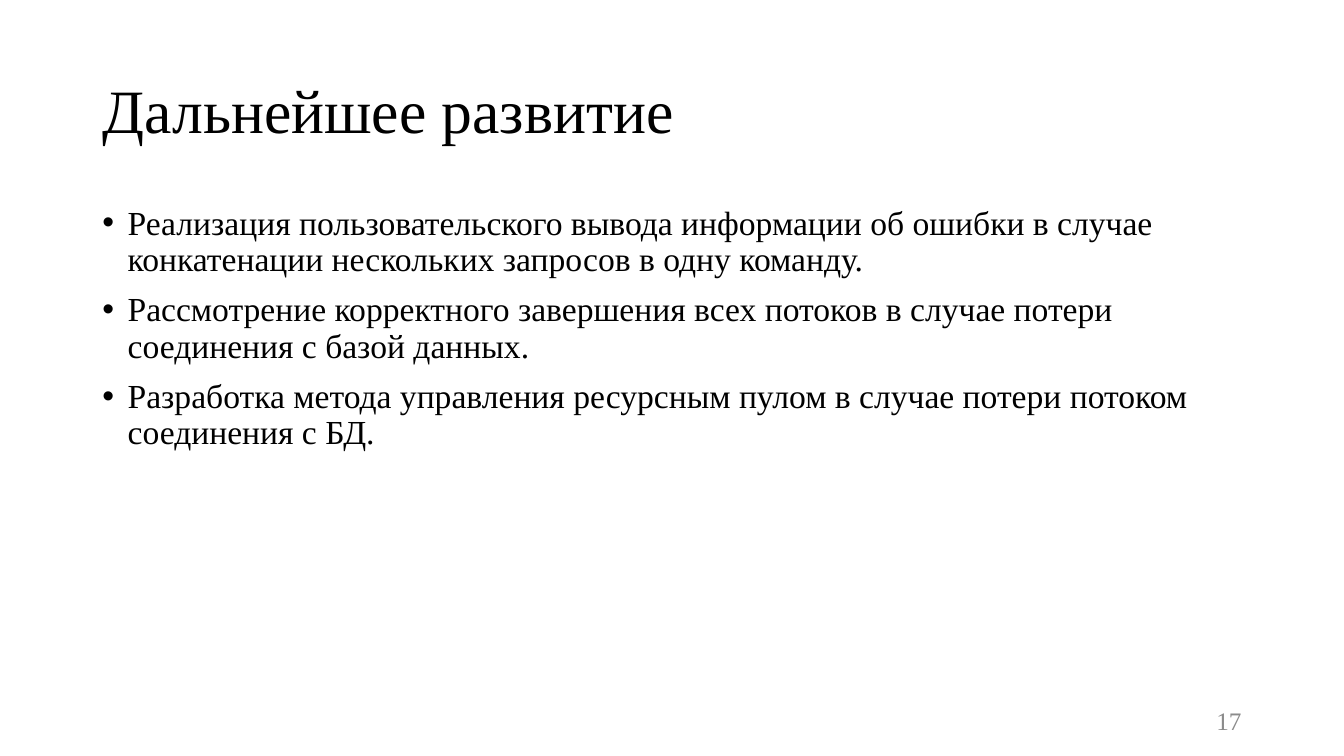
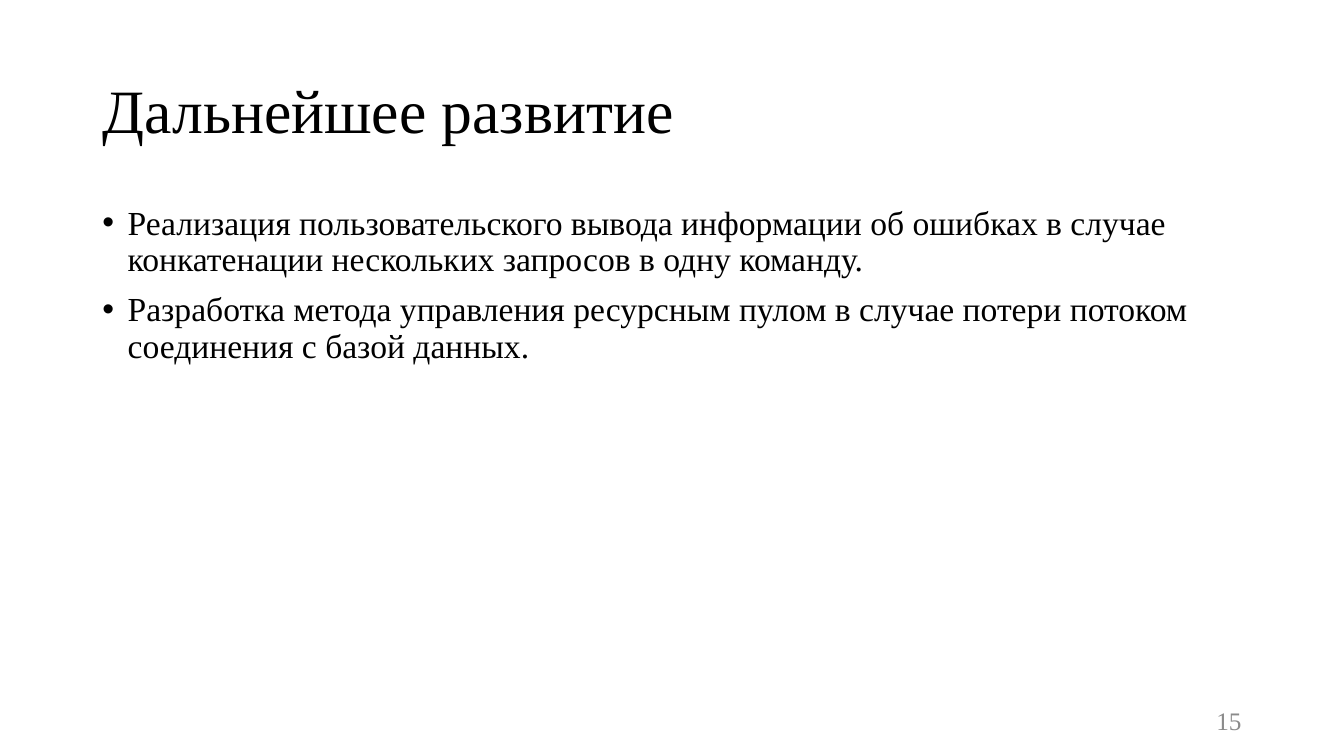
Before and after one commit to platosha-git/Diplom-theory, a slide deck: slide 15 of Презентация.pptx (slide 17 before the commit). Drawn at 1344x756 pixels with LibreOffice and Linux fonts; fonts in the diff are those of the drawing. Boxes give left, top, right and bottom in pixels: in the first picture for what was removed or moved away, otherwise in the second. Text is boxed around its words. In the diff, an @@ line names an element or a change of style, - is before the commit and + after.

```diff
--- a/Презентация.pptx
+++ b/Презентация.pptx
@@ text at (x1=128, y1=211, x2=1187, y2=364): text changed @@
-• Реализация пользовательского вывода информации об ошибки в случае конкатенации нескольких запросов в одну команду.
-• Рассмотрение корректного завершения всех потоков в случае потери соединения с базой данных.
-• Разработка метода управления ресурсным пулом в случае потери потоком соединения с БД.
+• Реализация пользовательского вывода информации об ошибках в случае конкатенации нескольких запросов в одну команду.
+• Разработка метода управления ресурсным пулом в случае потери потоком соединения с базой данных.
@@ page number at (x1=1216, y1=713, x2=1241, y2=730): text changed @@
-17
+15
```
Also in this commit, not shown: 11 other slides changed, 2 slides added, 4 slides removed, 20 other files.
